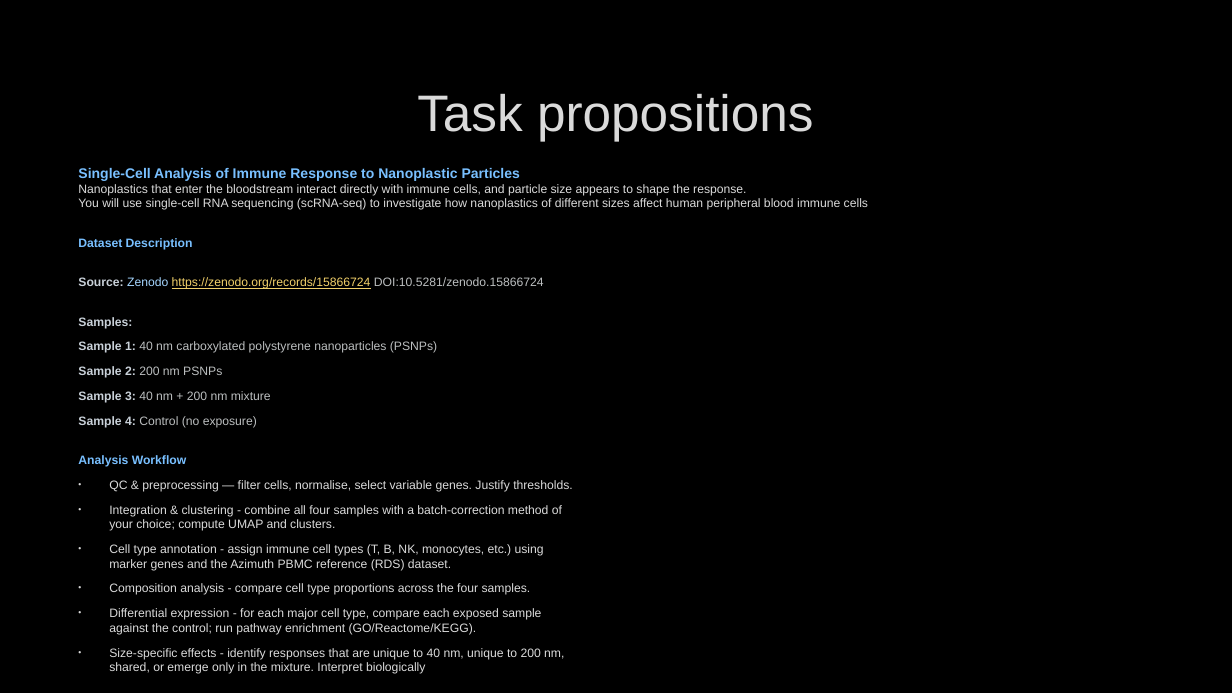
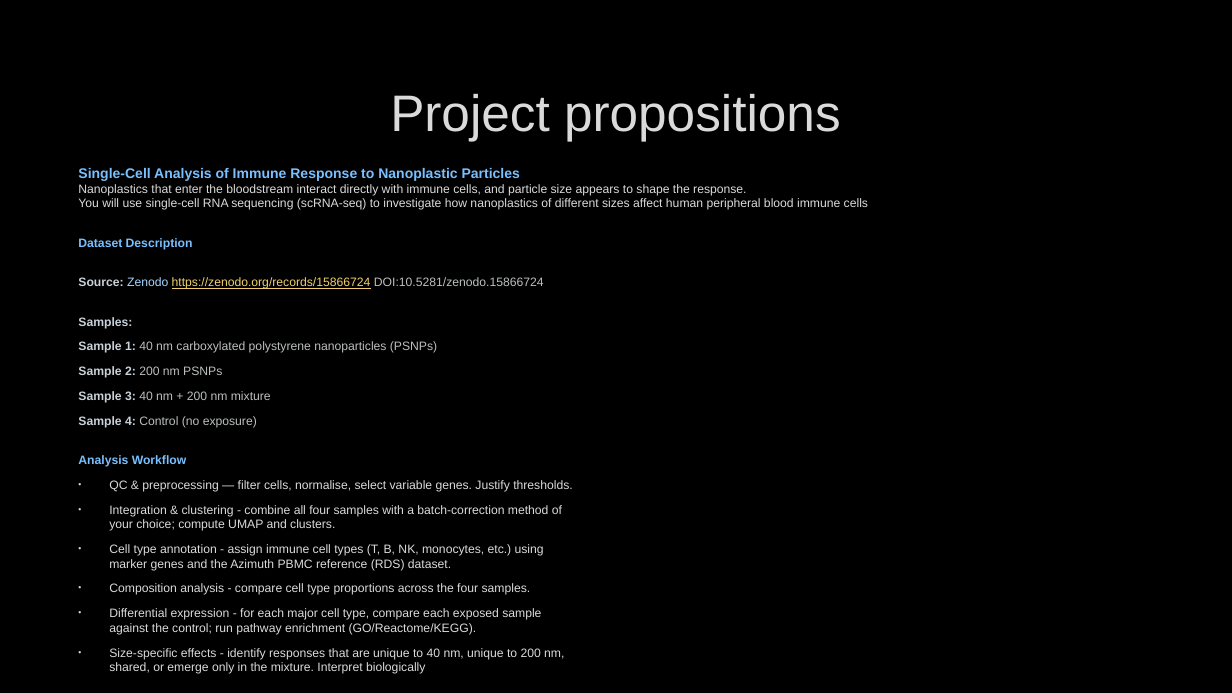
Before and after one commit to rikidoyouloveme/immune_response_to_nanoplastic, a slide deck: slide 2 of Single-Cell Analysis of Immune Response to Nanoplastic Particles.pptx. Drawn at 1232x693 pixels with LibreOffice and Linux fonts; fonts in the diff are those of the drawing; background and template pictures are left out. Boxes give left, top, right and bottom in pixels: in the first picture for what was removed or moved away, otherwise in the second. Text is boxed around its words. In the diff, an @@ line names an element or a change of style, - is before the commit and + after.

Commit message:
Edit pptx presentation

```diff
--- a/Single-Cell Analysis of Immune Response to Nanoplastic Particles.pptx
+++ b/Single-Cell Analysis of Immune Response to Nanoplastic Particles.pptx
@@ title at <box>390,93,841,141</box>: text changed @@
-Task propositions
+Project propositions
```
Also in this commit, not shown: 3 other slides changed, 4 slides added, 1 slide removed.
